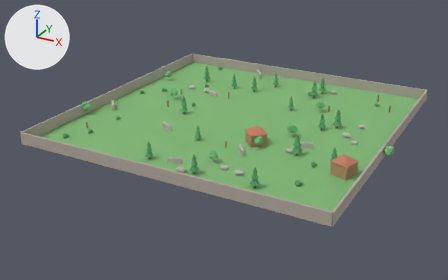
A saved change to the Blender file asset/test/map.blend.
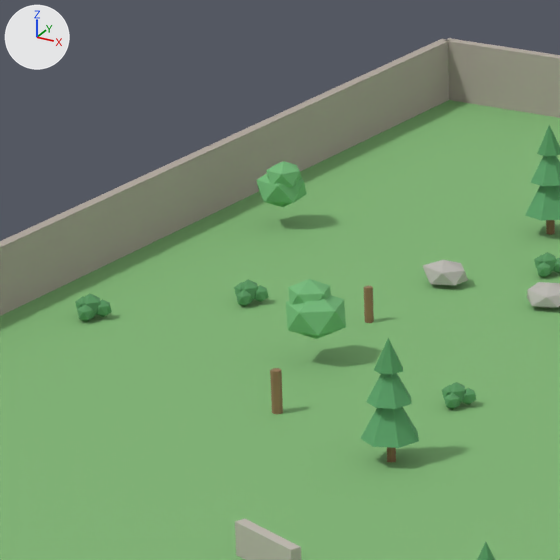
The first picture shows the older version from a 50 mm camera at (71.0, -138.9, 62.4) aimed at (-2.4, -5.4, -4.4). The close-ups show the older and then the newer version on the part from 29% to 46% of the width and 17% to 46% of the height of that picture. Only the edits that show in the close-ups are written down. Every picture has the same lights, and +X, +Y and +Z are marked at upper left.

The first close-up shows 'Ground', 'LowWall.003', 'Rock', 'Rock.008', 'TreeA_Crown0', 'TreeA_Crown0.010', 'TreeA_Crown1.010', 'TreeB_Crown', 'TreeB_Crown.001', 'TreeB_Crown.004', 'TreeB_Crown.005', 'Wall_N', 'Wall_W' and 24 more.
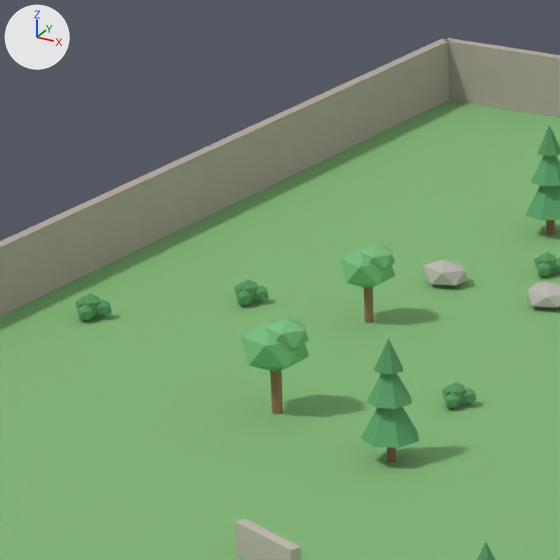
What changed in the scene script:
```text
Add mat_leaf2b:
    mat_leaf2b = principled_material('Leaf2b')
    mat_leaf2b.base_color = (0.2, 0.52, 0.22)  # green #7cbf81
    mat_leaf2b.roughness = 0.85
Add me_icosphere_015_1:
    me_icosphere_015_1.from_pydata(...)  # an icosphere of 20 faces spanning x -23.08..-21.35, y -2.0..-0.36, z 2.76..4.15
    me_icosphere_015_1.materials.append(mat_leaf2b)  # green #7cbf81
Add me_icosphere_014_1:
    me_icosphere_014_1.from_pydata(...)  # an icosphere of 20 faces spanning x -24.19..-21.46, y -2.48..0.12, z 1.75..3.94
    me_icosphere_014_1.materials.append(mat_leaf2)  # green #76bc7c
Add me_icosphere_011_1:
    me_icosphere_011_1.from_pydata(...)  # an icosphere of 20 faces spanning x -25.706..-24.226, y 9.207..10.614, z 2.364..3.555
    me_icosphere_011_1.materials.append(mat_leaf2b)  # green #7cbf81
Add me_icosphere_010_1:
    me_icosphere_010_1.from_pydata(...)  # an icosphere of 20 faces spanning x -26.66..-24.32, y 8.8..11.02, z 1.5..3.38
    me_icosphere_010_1.materials.append(mat_leaf2)  # green #76bc7c
Remove ob_treeb_crown:
    ob_treeb_crown = bpy.data.objects.new('TreeB_Crown', me_icosphere)
    ob_treeb_crown.location = (0.0, 0.0, 0.0)
    ob_treeb_crown.rotation_euler = (0.0, 0.0, 2.216)  # degrees (0, 0, 127)
Remove ob_treeb_crown_001:
    ob_treeb_crown_001 = bpy.data.objects.new('TreeB_Crown.001', me_icosphere_001)
    ob_treeb_crown_001.location = (0.0, 0.0, 0.0)
    ob_treeb_crown_001.rotation_euler = (0.0, 0.0, 2.216)  # degrees (0, 0, 127)
Remove ob_treeb_crown_004:
    ob_treeb_crown_004 = bpy.data.objects.new('TreeB_Crown.004', me_icosphere_004)
    ob_treeb_crown_004.location = (0.0, 0.0, 0.0)
    ob_treeb_crown_004.rotation_euler = (0.0, 0.0, 5.152)  # degrees (0, 0, 295)
Remove ob_treeb_crown_005:
    ob_treeb_crown_005 = bpy.data.objects.new('TreeB_Crown.005', me_icosphere_005)
    ob_treeb_crown_005.location = (0.0, 0.0, 0.0)
    ob_treeb_crown_005.rotation_euler = (0.0, 0.0, 5.152)  # degrees (0, 0, 295)
Add ob_treeb_crown2_007:
    ob_treeb_crown2_007 = bpy.data.objects.new('TreeB_Crown2.007', me_icosphere_015_1)
    ob_treeb_crown2_007.location = (0.0, 0.0, 0.0)
Add ob_treeb_crown1_007:
    ob_treeb_crown1_007 = bpy.data.objects.new('TreeB_Crown1.007', me_icosphere_014_1)
    ob_treeb_crown1_007.location = (0.0, 0.0, 0.0)
Add ob_treeb_crown2_005:
    ob_treeb_crown2_005 = bpy.data.objects.new('TreeB_Crown2.005', me_icosphere_011_1)
    ob_treeb_crown2_005.location = (0.0, 0.0, 0.0)
Add ob_treeb_crown1_005:
    ob_treeb_crown1_005 = bpy.data.objects.new('TreeB_Crown1.005', me_icosphere_010_1)
    ob_treeb_crown1_005.location = (0.0, 0.0, 0.0)
```

Location of each change, [x1, y1, x2, y2] in pixels of the close-ups (560 x 560 px):
'TreeB_Crown', deleted (green)
    before: [286, 295, 346, 339]
'TreeB_Crown1.007', added (green)
    after: [241, 320, 309, 371]
'TreeB_Crown1.005', added (green)
    after: [340, 247, 395, 288]
'TreeB_Crown.004', deleted (green)
    before: [256, 174, 307, 207]
'TreeB_Crown2.007', added (green)
    after: [265, 318, 309, 349]
'TreeB_Crown.001', deleted (green)
    before: [288, 279, 331, 305]
'TreeB_Crown.005', deleted (green)
    before: [266, 161, 302, 187]
'TreeB_Crown2.005', added (green)
    after: [360, 244, 395, 269]
